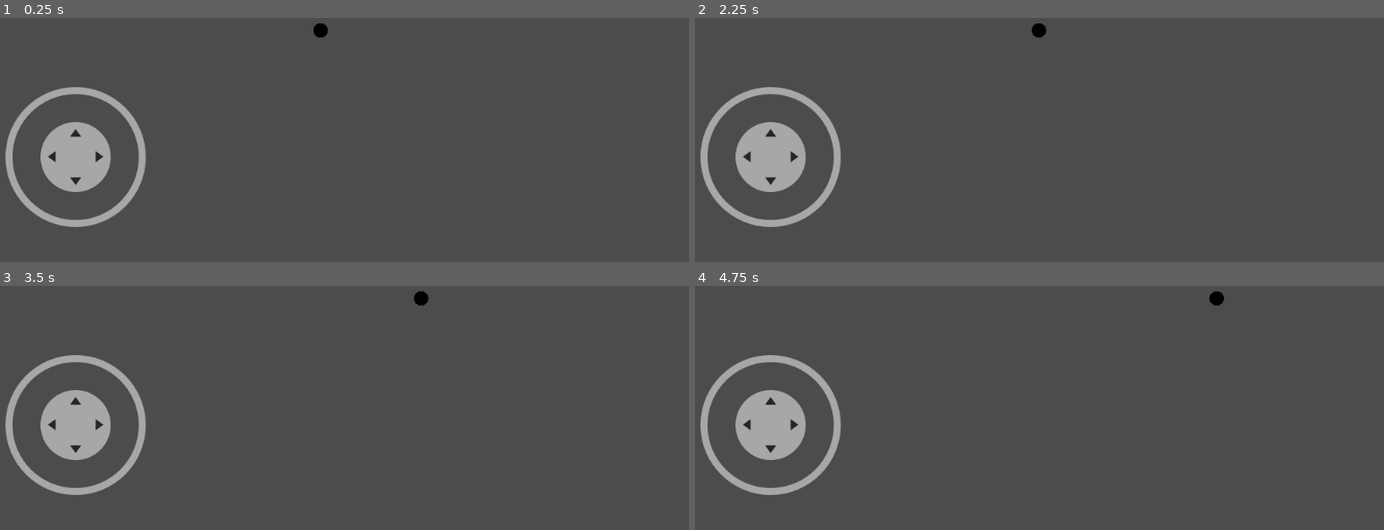
Above: before the commit, frames 1-4 (two rows, left to right).
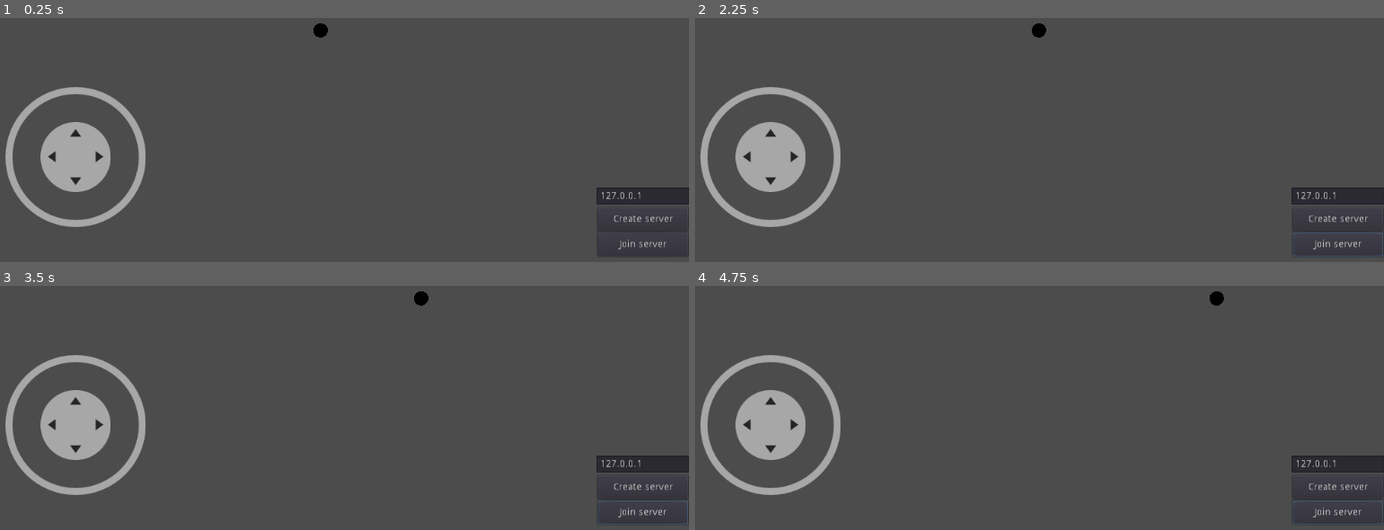
Above: after the commit, the same moments.

Repository: zDonik1/ProjectD
Game: Godot game, scene res://Main.tscn
Two runs of this game, one before a commit and one after it. Both use one fixed random seed, a clock stepped at 60 frames per second and the inputs below.
Inputs (mouse positions are in pixels of both pictures, inside the frame that each line leads up to):
- Up to frame 1 (0.25 s): no input
- Up to frame 2 (2.25 s): click (1335, 220) at 0.5 s, where only the run after the commit has a clickable "Create server"; click (1335, 244) at 1.25 s, where only the run after the commit has a clickable "Join server"; move the mouse to (1184, 30) at 2.02 s; hold Right (ui_right) from 2.03 s (still down); click (1184, 30) at 2.17 s
- Up to frame 3 (3.5 s): release Right (ui_right) at 2.75 s; drag from (186, 342) to (296, 403) at 2.77 s
- Up to frame 4 (4.75 s): move the mouse to (outside the picture) at 3.52 s; hold Right (ui_right) 3.53-4.25 s; drag from (991, 403) to (outside the picture) at 4.27 s

The runs differ from the first frame. In frame 1, 1.2% of the frame differs, in the area x 45-100%, y 3-98%; in frame 2, 1.3%, in the area x 48-100%, y 2-98%; in frame 3, 1.3%; in frame 4, 1.3%.

Commit message:
feat: added lobby

Diff:
--- /dev/null
+++ b/Lobby.gd
@@ -0,0 +1,41 @@
+extends Node
+
+const DEFAULT_PORT = 65000
+const MAX_CLIENTS = 3
+
+var server = null
+var client = null
+
+var ip_address = "127.0.0.1"
+
+func _ready():
+    get_tree().connect("connected_to_server", self, "_connected_to_server")
+    get_tree().connect("server_disconnected", self, "_server_disconnected")
+    get_tree().connect("connection_failed", self, "_connection_failed")
+
+
+func create_server():
+    server = NetworkedMultiplayerENet.new()
+    server.create_server(DEFAULT_PORT, MAX_CLIENTS)
+    get_tree().set_network_peer(server)
+
+func join_server():
+    client = NetworkedMultiplayerENet.new()
+    client.create_client(ip_address, DEFAULT_PORT)
+    get_tree().set_network_peer(client)
+
+func _connected_to_server():
+    print("Successfully connected to the server")
+
+func _connection_failed():
+    print("Connection failed")
+
+func _server_disconnected():
+    print("Disconnected from the server")
+    print(get_tree().get_network_peer())
+    get_tree().set_network_peer(null)
+    print(get_tree().get_network_peer())
+
+
+func _on_LineEdit_text_changed(new_text):
+    ip_address = new_text
--- a/Main.tscn
+++ b/Main.tscn
@@ -1,14 +1,55 @@
-[gd_scene load_steps=4 format=2]
+[gd_scene load_steps=5 format=2]
 
 [ext_resource path="res://scenes/Player.tscn" type="PackedScene" id=1]
 [ext_resource path="res://3rd/joystick/virtual_joystick.tscn" type="PackedScene" id=2]
 [ext_resource path="res://scenes/PlayerController.tscn" type="PackedScene" id=3]
+[ext_resource path="res://Lobby.gd" type="Script" id=4]
 
 [node name="Main" type="Node"]
+
+[node name="Lobby" type="Node" parent="."]
+script = ExtResource( 4 )
 
 [node name="Player" parent="." instance=ExtResource( 1 )]
 position = Vector2( 499, 269 )
 
 [node name="PlayerController" parent="." instance=ExtResource( 3 )]
 
-[node name="Virtual joystick" parent="." instance=ExtResource( 2 )]
+[node name="VirtualJoystick" parent="." instance=ExtResource( 2 )]
+
+[node name="CreateServer" type="Button" parent="."]
+anchor_left = 1.0
+anchor_top = 1.0
+anchor_right = 1.0
+anchor_bottom = 1.0
+margin_left = -130.0
+margin_top = -78.0
+margin_right = -1.0
+margin_bottom = -44.0
+text = "Create server"
+
+[node name="JoinServer" type="Button" parent="."]
+anchor_left = 1.0
+anchor_top = 1.0
+anchor_right = 1.0
+anchor_bottom = 1.0
+margin_left = -130.0
+margin_top = -42.0
+margin_right = -1.0
+margin_bottom = -8.0
+text = "Join server"
+
+[node name="LineEdit" type="LineEdit" parent="."]
+anchor_left = 1.0
+anchor_top = 1.0
+anchor_right = 1.0
+anchor_bottom = 1.0
+margin_left = -132.0
+margin_top = -106.0
+margin_right = 1.0
+margin_bottom = -82.0
+text = "127.0.0.1"
+
+[connection signal="pressed" from="CreateServer" to="Lobby" method="create_server"]
+[connection signal="pressed" from="JoinServer" to="Lobby" method="join_server"]
+[connection signal="text_changed" from="LineEdit" to="Lobby" method="_on_LineEdit_text_changed"]
--- a/player.gd
+++ /dev/null
@@ -1,24 +0,0 @@
-extends Sprite
-
-export (NodePath) var joystickLeftPath
-onready var joystickLeft : VirtualJoystick = get_node(joystickLeftPath)
-
-export var speed : float = 100
-
-export (NodePath) var joystickRightPath
-onready var joystickRight : VirtualJoystick = get_node(joystickRightPath)
-
-func _process(delta: float) -> void:
-#	# Movement using the joystick output:
-#	if joystickLeft and joystickLeft.is_pressed():
-#		position += joystickLeft.get_output() * speed * delta
-
-    # Movement using Input functions:
-    var move := Vector2.ZERO
-    move.x = Input.get_axis("ui_left", "ui_right")
-    move.y = Input.get_axis("ui_up", "ui_down")
-    position += move * speed * delta
-
-    # Rotation:
-    if joystickRight and joystickRight.is_pressed():
-        rotation = joystickRight.get_output().angle()
--- a/project.godot
+++ b/project.godot
@@ -23,6 +23,11 @@
 config/name="DungeonCrawler"
 run/main_scene="res://Main.tscn"
 config/icon="res://icon.png"
+
+[display]
+
+window/stretch/mode="2d"
+window/stretch/aspect="keep"
 
 [input]
 
